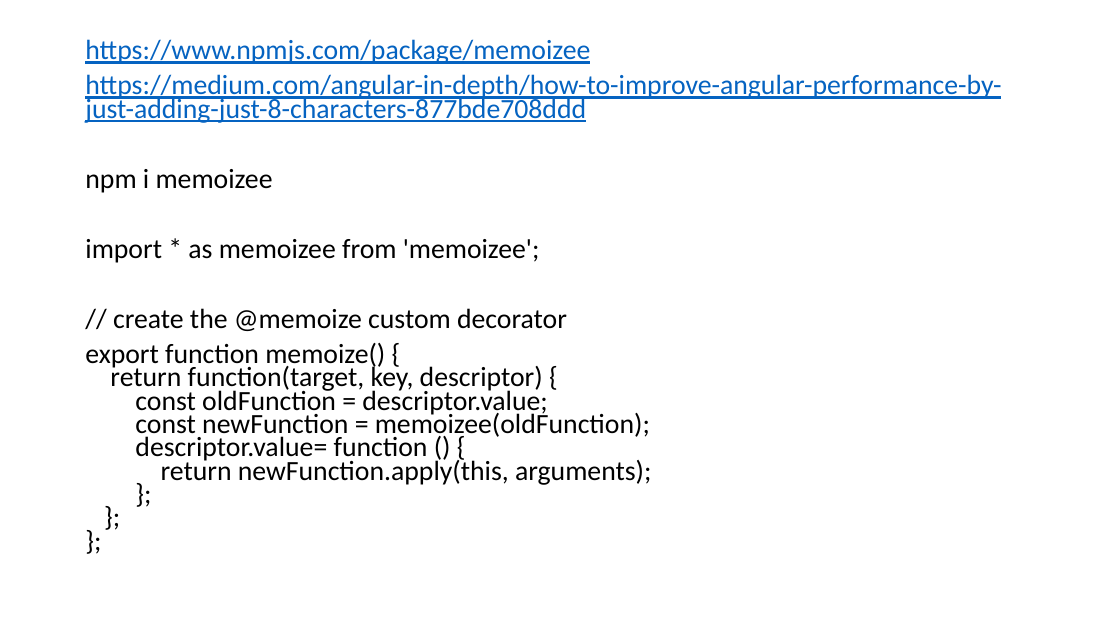
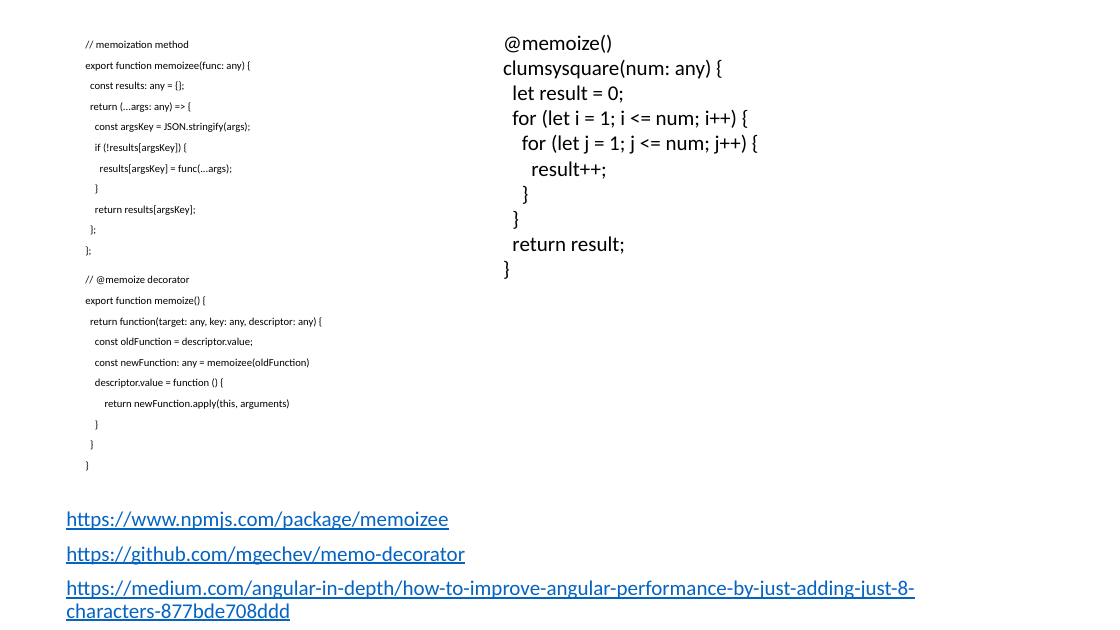
Before and after one commit to marius-oprea/onPush, a slide deck: slide 5 of presentation/Presentation.pptx (slide 4 before the commit). Drawn at 1120x630 pixels with LibreOffice and Linux fonts; fonts in the diff are those of the drawing. Boxes give left, top, right and bottom in pixels: in the first picture for what was removed or moved away, otherwise in the second. Text is boxed around its words. In the diff, an @@ line names an element or a change of style, - is before the commit and + after.

Commit message:
update to presentation

```diff
--- a/presentation/Presentation.pptx
+++ b/presentation/Presentation.pptx
@@ text at [85, 40, 317, 409]: text changed; size 23.8 to 9.1 pt @@
-https://www.npmjs.com/package/memoizee
-https://medium.com/angular-in-depth/how-to-improve-angular-performance-by-just-adding-just-8-characters-877bde708ddd
-npm i memoizee
-import * as memoizee from 'memoizee';
-// create the @memoize custom decorator
-export function memoize() {
-return function(target, key, descriptor) {
-const oldFunction = descriptor.value;
-const newFunction = memoizee(oldFunction);
-descriptor.value= function () {
-return newFunction.apply(this, arguments);
-};
-};
-};
+// memoization method
+export function memoizee(func: any) {
+const results: any = {};
+return (...args: any) => {
+const argsKey = JSON.stringify(args);
+if (!results[argsKey]) {
+results[argsKey] = func(...args);
+}
+return results[argsKey];
+};
+};
+// @memoize decorator
+export function memoize() {
+return function(target: any, key: any, descriptor: any) {
+const oldFunction = descriptor.value;
+const newFunction: any = memoizee(oldFunction)
+descriptor.value = function () {
+return newFunction.apply(this, arguments)
+}
+}
+}
@@ text added at [503, 35, 747, 254], 18 pt, text #000000 @@
+@memoize()
+clumsysquare(num: any) {
+let result = 0;
+for (let i = 1; i <= num; i++) {
+for (let j = 1; j <= num; j++) {
+result++;
+}
+}
+return result;
+}
@@ text added at [66, 511, 914, 621], 18 pt, text #0563C1, underline @@
+https://www.npmjs.com/package/memoizee
+https://github.com/mgechev/memo-decorator
+https://medium.com/angular-in-depth/how-to-improve-angular-performance-by-just-adding-just-8-characters-877bde708ddd
```
Also in this commit, not shown: 1 other slide changed, 1 slide added, 4 other files.
